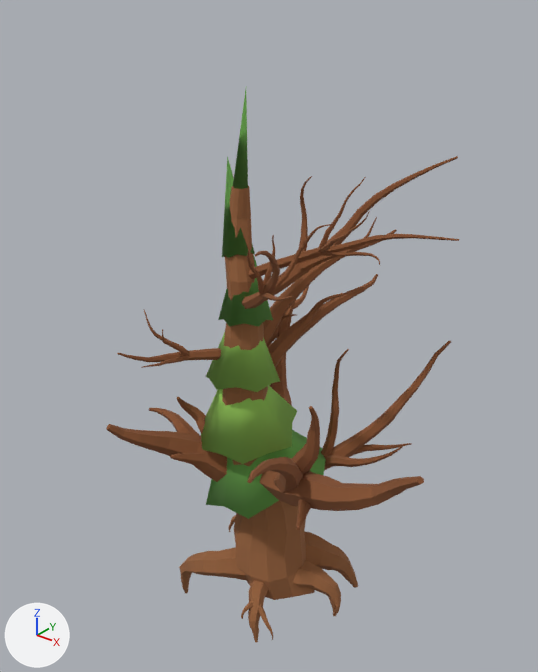
The glTF model demo/assets/trees/pine_b.glb, before and after one commit.
Camera for both pictures: a camera (50 mm lens) standing at (7.22, -9.38, 11.2) and looking at (-0.57, 0.36, 5.16). The lights are fixed; the arrows at lower left show +X, +Y and +Z. The first picture is the older version. Vertices at exactly the same position are counted once.

The first picture shows 'Branch', 'Branch.001', 'Branch.002', 'Branch.010', 'Branch.011', 'PineTier_0', 'PineTier_1', 'PineTier_2', 'PineTier_3', 'PineTier_4', 'PineTier_5', 'TreeWood' and 7 more.
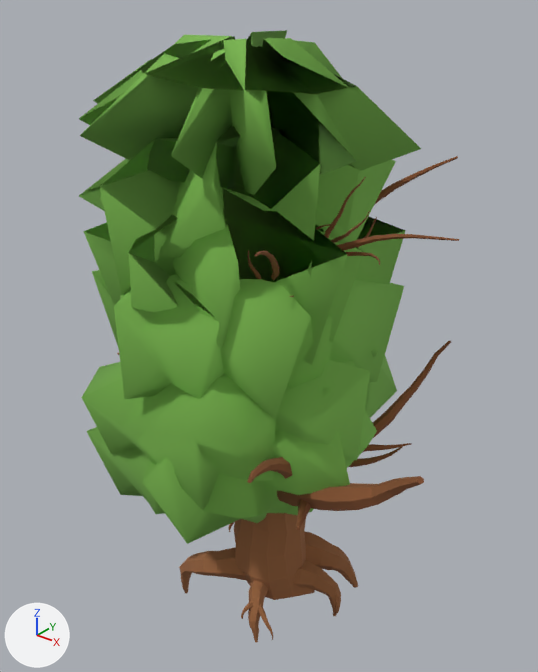
Changed parts and their boxes [x1, y1, x2, y2] in the pictures (538 x 672 px):
'PineTier_5', reshaped (2044% wider, 66% taller)
    before: [233, 90, 248, 189]
    after: [79, 30, 421, 195]
'PineTier_2', reshaped
    before: [206, 332, 280, 392]
    after: [92, 270, 404, 420]
'PineTier_1', reshaped
    before: [201, 386, 297, 464]
    after: [81, 348, 378, 510]
'PineTier_3', reshaped, recoloured
    before: [218, 254, 273, 327]
    after: [83, 188, 406, 365]
'PineTier_4', reshaped, recoloured
    before: [222, 156, 255, 258]
    after: [79, 125, 396, 295]
'PineTier_0', reshaped (157% wider, 110% taller)
    before: [206, 430, 326, 519]
    after: [87, 356, 397, 544]
part 6 of me_pinetier_5mesh, added (green)
    after: [79, 30, 421, 195]
'Branch.001', unchanged, covered by the edit
    before: [106, 396, 227, 482]
'Branch.010', unchanged, covered by the edit
    before: [267, 156, 458, 300]
    after: [364, 156, 458, 238]
'Branch.005', unchanged, covered by the edit
    before: [268, 274, 378, 368]

Diff of the bpy script that builds the scene:
```diff
--- a/demo/assets/trees/pine_b.glb.py
+++ b/demo/assets/trees/pine_b.glb.py
@@ me_pinetier_0mesh @@
-me_pinetier_0mesh.from_pydata(...)  # 14 vertices, 24 faces; spans x -1.55..1.06, y -1.15..1.23, z 1.89..4.0
-me_pinetier_0mesh.materials.append(mat_leaf_green)  # green #69a64b
+me_pinetier_0mesh.from_pydata(...)  # 194 vertices, 384 faces; spans x -3.75..2.17, y -2.96..2.66, z 1.63..5.53
+# me_pinetier_0mesh part 1
+# 24 faces are deleted
+# 180 vertices are added at x -3.75..2.17, y -2.96..2.66, z 1.63..5.53
+# 384 new faces join them
+me_pinetier_0mesh.materials.append(mat_leaf_mid)  # green #7cb850
@@ me_pinetier_1mesh @@
-me_pinetier_1mesh.from_pydata(...)  # 14 vertices, 24 faces; spans x -1.57..0.42, y -1.14..0.68, z 3.23..5.12
-me_pinetier_1mesh.materials.append(mat_leaf_light)  # green #95c859
+me_pinetier_1mesh.from_pydata(...)  # 194 vertices, 384 faces; spans x -3.43..2.04, y -3.07..2.03, z 3.03..5.98
+# me_pinetier_1mesh part 2
+# 24 faces are deleted
+# 180 vertices are added at x -3.43..2.04, y -3.07..2.03, z 3.03..5.98
+# 384 new faces join them
+me_pinetier_1mesh.materials.append(mat_leaf_mid)  # green #7cb850
@@ me_pinetier_2mesh @@
-me_pinetier_2mesh.from_pydata(...)  # 14 vertices, 24 faces; spans x -1.29..0.1, y -1.06..0.3, z 4.43..6.24
-me_pinetier_2mesh.materials.append(mat_leaf_light)  # green #95c859
+me_pinetier_2mesh.from_pydata(...)  # 194 vertices, 384 faces; spans x -3.21..1.67, y -2.88..2.66, z 4.29..6.89
+# me_pinetier_2mesh part 3
+# 24 faces are deleted
+# 180 vertices are added at x -3.21..1.67, y -2.88..2.66, z 4.29..6.89
+# 384 new faces join them
+me_pinetier_2mesh.materials.append(mat_leaf_mid)  # green #7cb850
@@ me_pinetier_3mesh @@
-me_pinetier_3mesh.from_pydata(...)  # 14 vertices, 24 faces; spans x -1.04..-0.16, y -0.76..0.2, z 5.62..7.38
-me_pinetier_3mesh.materials.append(mat_leaf_green)  # green #69a64b
+me_pinetier_3mesh.from_pydata(...)  # 194 vertices, 384 faces; spans x -3.54..1.9, y -2.78..2.72, z 5.16..8.1
+# me_pinetier_3mesh part 4
+# 24 faces are deleted
+# 180 vertices are added at x -3.54..1.9, y -2.78..2.72, z 5.16..8.1
+# 384 new faces join them
+me_pinetier_3mesh.materials.append(mat_leaf_mid)  # green #7cb850
@@ me_pinetier_4mesh @@
-me_pinetier_4mesh.from_pydata(...)  # 14 vertices, 24 faces; spans x -1.2..-0.53, y -0.48..0.08, z 6.76..8.45
-me_pinetier_4mesh.materials.append(mat_leaf_green)  # green #69a64b
+me_pinetier_4mesh.from_pydata(...)  # 194 vertices, 384 faces; spans x -3.56..1.39, y -2.9..2.72, z 5.84..9.17
+# me_pinetier_4mesh part 5
+# 24 faces are deleted
+# 180 vertices are added at x -3.56..1.39, y -2.9..2.72, z 5.84..9.17
+# 384 new faces join them
+me_pinetier_4mesh.materials.append(mat_leaf_mid)  # green #7cb850
@@ me_pinetier_5mesh @@
-me_pinetier_5mesh.from_pydata(...)  # 14 vertices, 24 faces; spans x -0.98..-0.72, y -0.19..0.08, z 7.97..9.63
-me_pinetier_5mesh.materials.append(mat_leaf_green)  # green #69a64b
+me_pinetier_5mesh.from_pydata(...)  # 194 vertices, 384 faces; spans x -3.48..1.93, y -2.79..2.8, z 7.95..10.38
+# me_pinetier_5mesh part 6: 180 vertices added at x -3.48..1.93, y -2.79..2.8, z 7.95..10.38
+me_pinetier_5mesh.materials.append(mat_leaf_mid)  # green #7cb850
```
